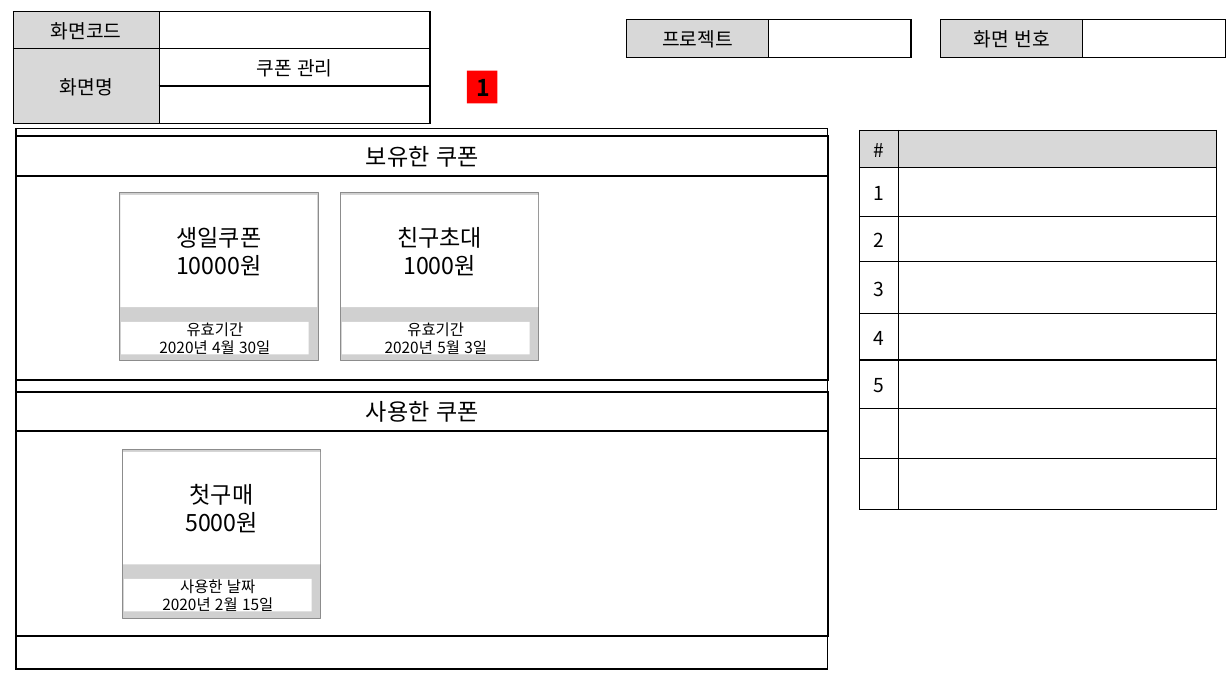
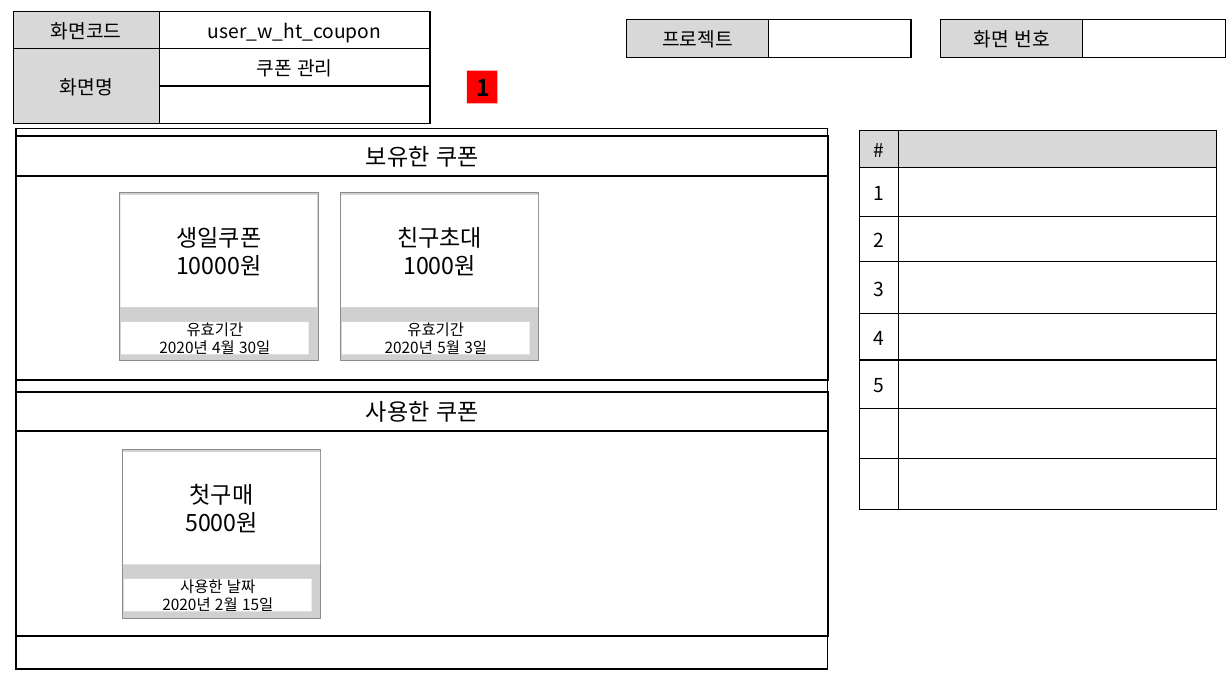
Before and after one commit to ezenteam2/RentalEquip, a slide deck: slide 7 of 0 발표용 파워포인트/project04 - 파워포인트 종합 - 현태.pptx. Drawn at 1232x693 pixels with LibreOffice and Linux fonts; fonts in the diff are those of the drawing; grey boxes stand for pictures. Boxes give left, top, right and bottom in pixels: in the first picture for what was removed or moved away, otherwise in the second. Text is boxed around its words. In the diff, an @@ line names an element or a change of style, - is before the commit and + after.

```diff
--- a/0 발표용 파워포인트/project04 - 파워포인트 종합 - 현태.pptx
+++ b/0 발표용 파워포인트/project04 - 파워포인트 종합 - 현태.pptx
@@ table at (13, 12, 430, 109) @@
-row 1, column 2: 
+row 1, column 2: user_w_ht_coupon
```
Also in this commit, not shown: 13 other slides changed, 1 other file.
